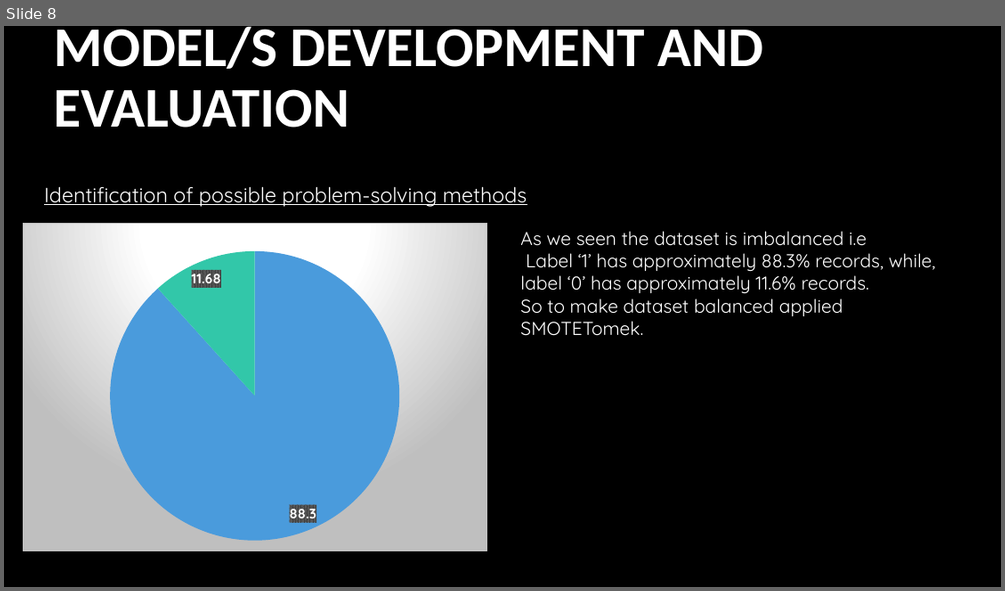
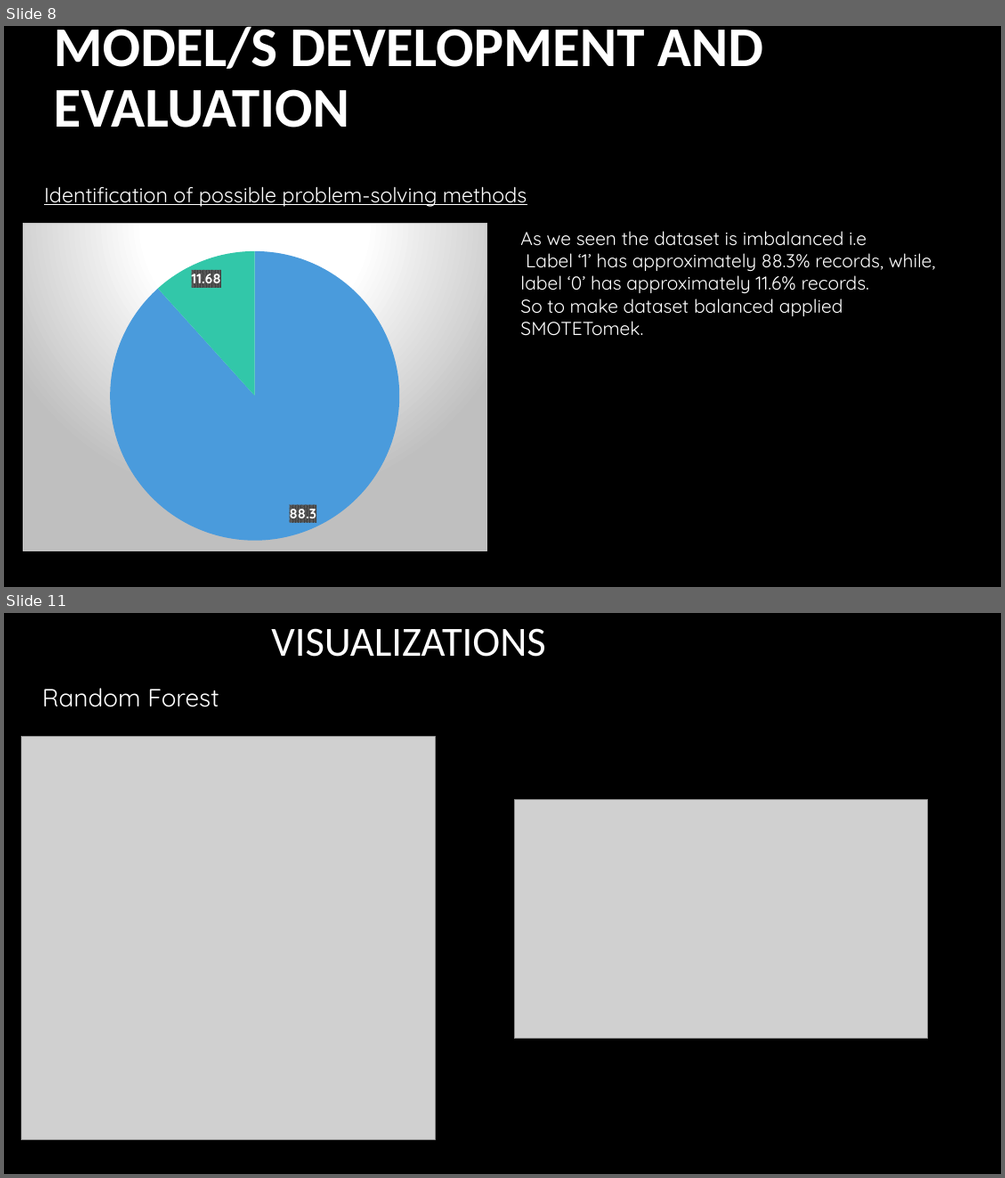
Before and after one commit to devanshusuri/Fliprobo-Assignments, a slide deck: Micro-Credit-Defaulter/Presentation1 (1).pptx. Shown one above the other, each under a label of ours: slide 8 before the commit, slides 8 and 11 after it; the slides between them are not shown. The pictures are 1005x591 and 1005x1178 pixels, drawn with LibreOffice and Linux fonts; fonts in the diff are those of the drawing; grey boxes stand for pictures; background and template pictures are left out. Boxes give left, top, right and bottom in pixels: in the first picture for what was removed or moved away, otherwise in the second. Text is boxed around its words. In the diff, an @@ line names an element or a change of style, - is before the commit and + after.

```diff
--- a/Micro-Credit-Defaulter/Presentation1 (1).pptx
+++ b/Micro-Credit-Defaulter/Presentation1 (1).pptx
@@ slide 11 added at [4, 613, 1001, 1174], background #000000 @@
@@ text added at [271, 628, 545, 657], 40 pt, text #FFFFFF @@
+VISUALIZATIONS
@@ text added at [42, 688, 218, 707], 24 pt, text #FFFFFF @@
+Random Forest
@@ picture added at [21, 737, 436, 1140] @@
@@ picture added at [514, 799, 928, 1038] @@
```
Also in this commit, not shown: 2 slides changed, 12 other slides added, 11 slides removed.
